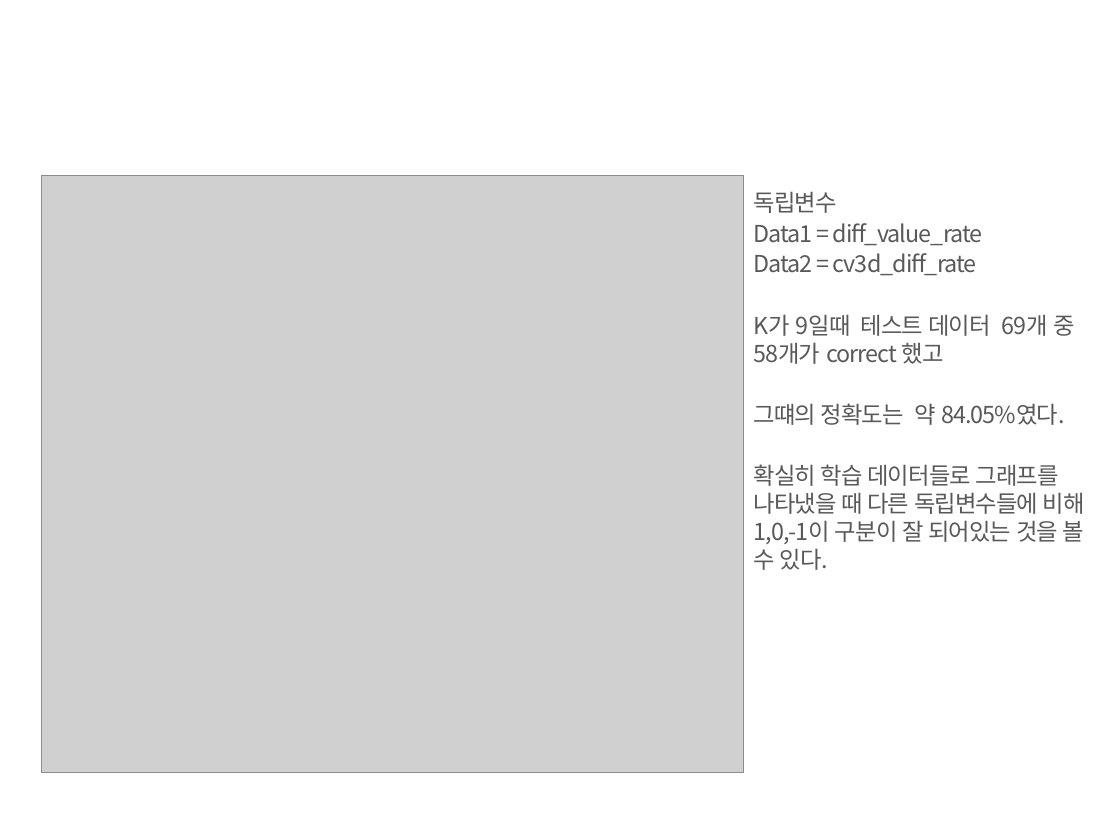
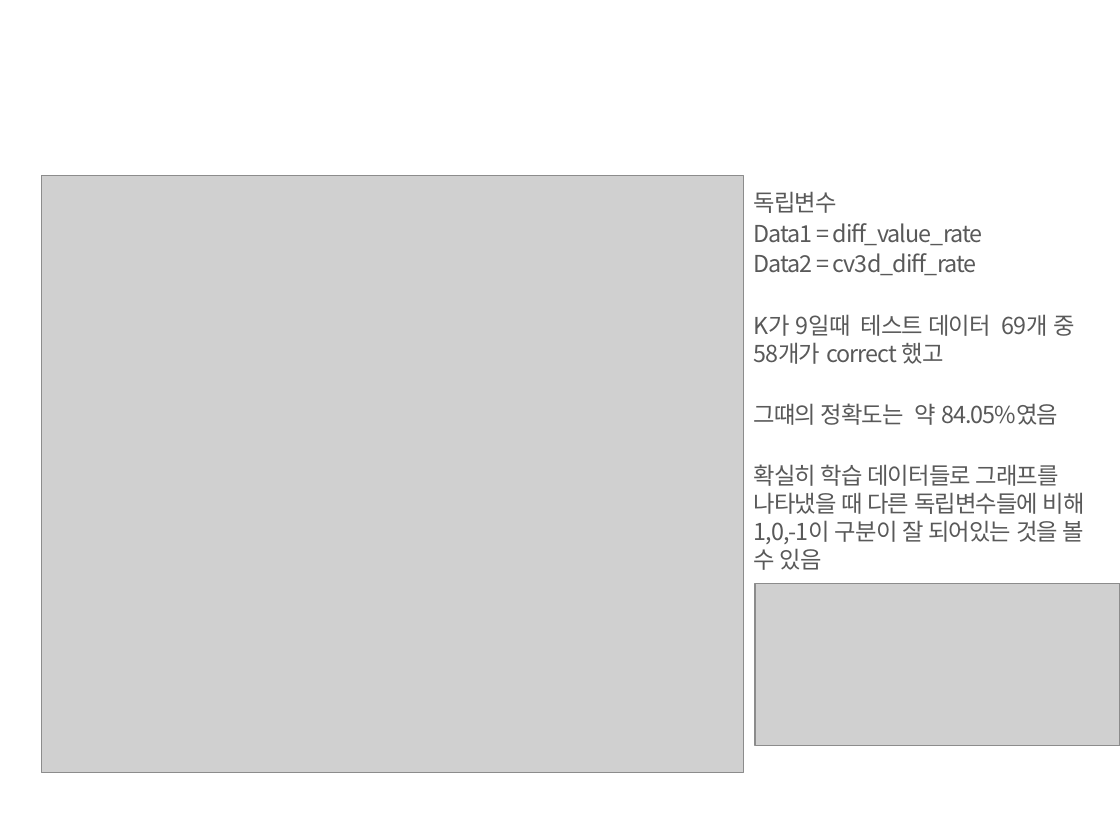
Before and after one commit to leeyunbo/stock_data_knn, a slide deck: slide 11 of practices/빅데이터 팀프로젝트.pptx (slide 10 before the commit). Drawn at 1120x840 pixels with LibreOffice and Linux fonts; fonts in the diff are those of the drawing; grey boxes stand for pictures; background and template pictures are left out. Boxes give left, top, right and bottom in pixels: in the first picture for what was removed or moved away, otherwise in the second. Text is boxed around its words. In the diff, an @@ line names an element or a change of style, - is before the commit and + after.

Commit message:
fixed3.0
손쉽게 컬럼을 변경할 수 있도록 고침
손쉽게 그래프의 범위를 변경할 수 있도록 고침

```diff
--- a/practices/빅데이터 팀프로젝트.pptx
+++ b/practices/빅데이터 팀프로젝트.pptx
@@ text at (x1=754, y1=403, x2=1085, y2=570): text changed @@
-그떄의 정확도는 약 84.05%였다.
-확실히 학습 데이터들로 그래프를 나타냈을 때 다른 독립변수들에 비해 1,0,-1이 구분이 잘 되어있는 것을 볼 수 있다.
+그떄의 정확도는 약 84.05%였음
+확실히 학습 데이터들로 그래프를 나타냈을 때 다른 독립변수들에 비해 1,0,-1이 구분이 잘 되어있는 것을 볼 수 있음
@@ picture added at (x1=755, y1=584, x2=1120, y2=746) @@
```
Also in this commit, not shown: 10 other slides changed, 1 slide added, 55 other files.
